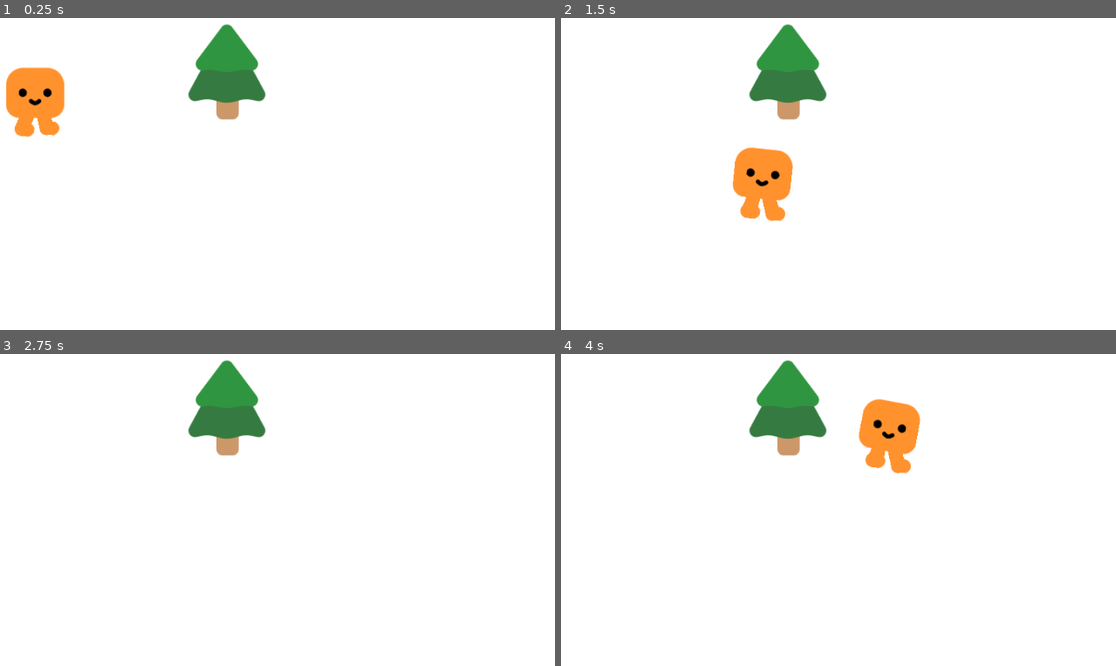
Above: before the commit, frames 1-4 (two rows, left to right).
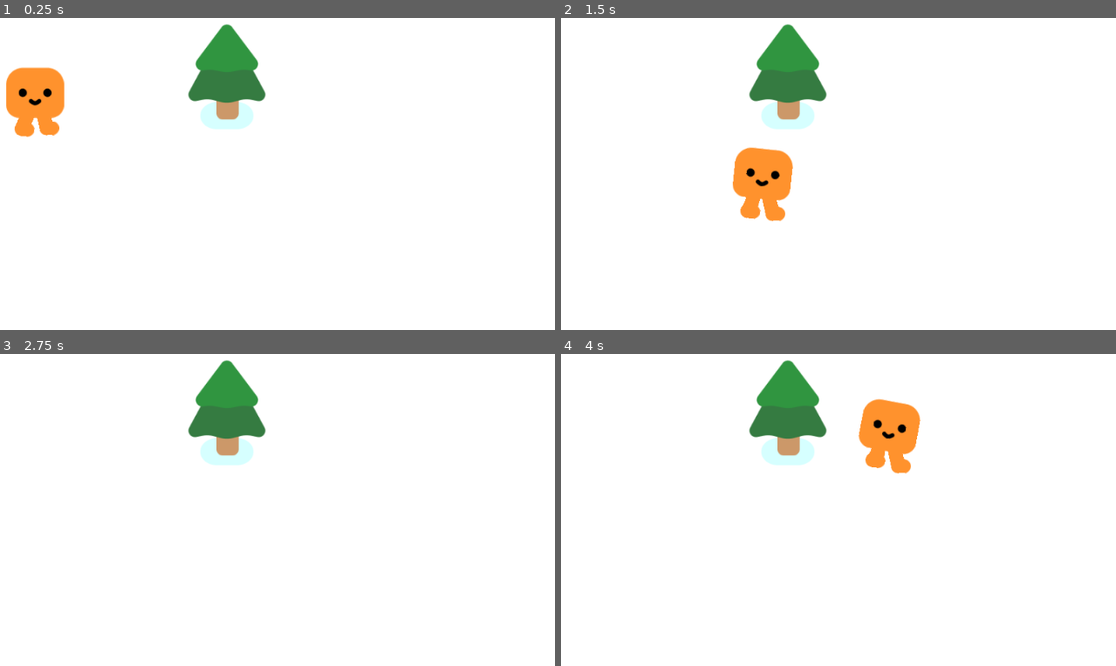
Above: after the commit, the same moments.

Repository: martindieck/gun-galore
Game: Godot game, scene res://game.tscn
The game is run twice, just before and just after one commit, with the same random seed, the same clock (stepped at 60 frames per second) and the same inputs. This scene is started directly instead of the project's main scene.
Inputs:
- Up to frame 1 (0.25 s): no input
- Up to frame 2 (1.5 s): hold D (move_right) 0.53-1.28 s; hold S (move_down) from 1.28 s (still down)
- Up to frame 3 (2.75 s): release S (move_down) at 2.03 s; hold D (move_right) from 2.03 s (still down)
- Up to frame 4 (4 s): tap Enter at 2.75 s; release D (move_right) at 2.78 s; hold W (move_up) 2.78-3.53 s; hold A (move_left) from 3.53 s (still down)

The runs differ from the first frame. In frame 1, 0.5% of the frame differs, in the area x 36-46%, y 26-36%; in frame 2, 0.5%; in frame 3, 0.5%; in frame 4, 0.5%.

Commit message:
Added Shadows to Trees

Diff:
--- a/tree.tscn
+++ b/tree.tscn
@@ -1,5 +1,6 @@
-[gd_scene load_steps=3 format=3 uid="uid://dh2i21b3e3fe2"]
+[gd_scene load_steps=4 format=3 uid="uid://dh2i21b3e3fe2"]
 
+[ext_resource type="Texture2D" uid="uid://b7rhtttevhxtj" path="res://characters/ground_shadow.png" id="1_nwfu0"]
 [ext_resource type="Texture2D" uid="uid://caqfk2xng5v5u" path="res://trees/pine_tree.png" id="1_q3qoi"]
 
 [sub_resource type="CircleShape2D" id="CircleShape2D_r7yla"]
@@ -7,10 +8,16 @@
 
 [node name="StaticBody2D" type="StaticBody2D"]
 
-[node name="CollisionShape2D" type="CollisionShape2D" parent="."]
-shape = SubResource("CircleShape2D_r7yla")
+[node name="GroundShadow" type="Sprite2D" parent="."]
+modulate = Color(0.839216, 1, 1, 1)
+position = Vector2(9.53674e-07, 2.625)
+scale = Vector2(0.907967, 0.745192)
+texture = ExtResource("1_nwfu0")
 
 [node name="PineTree" type="Sprite2D" parent="."]
 position = Vector2(0, -63)
 scale = Vector2(0.938477, 0.938477)
 texture = ExtResource("1_q3qoi")
+
+[node name="CollisionShape2D" type="CollisionShape2D" parent="."]
+shape = SubResource("CircleShape2D_r7yla")
